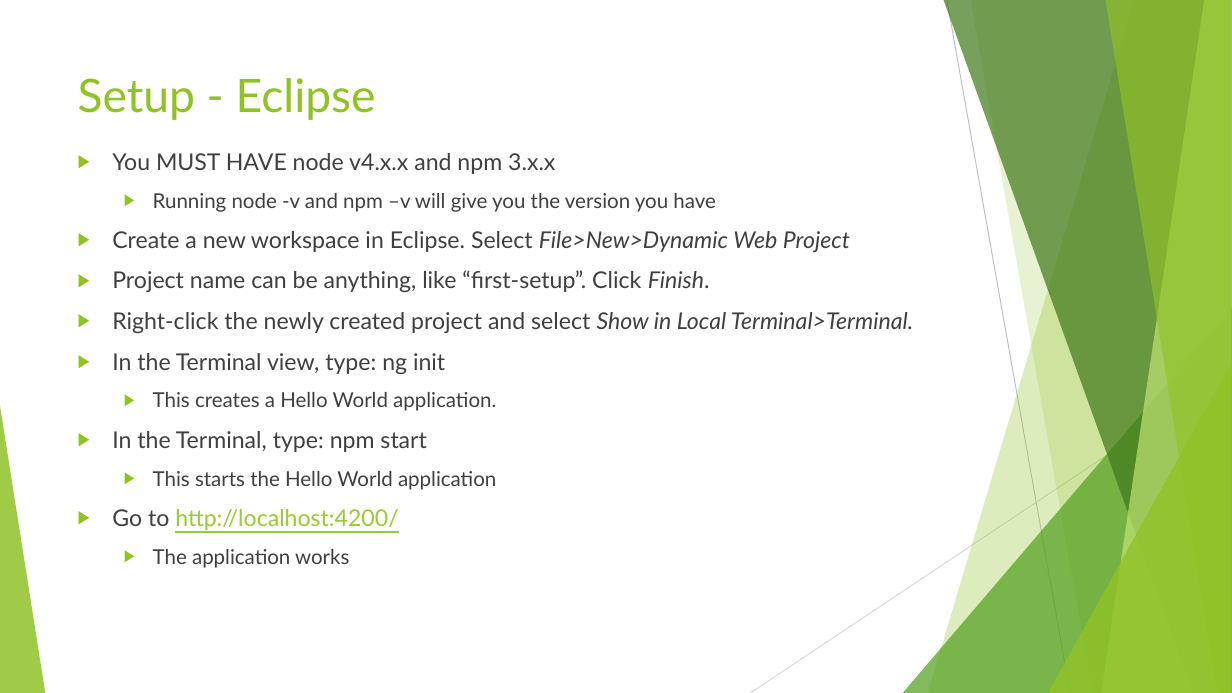
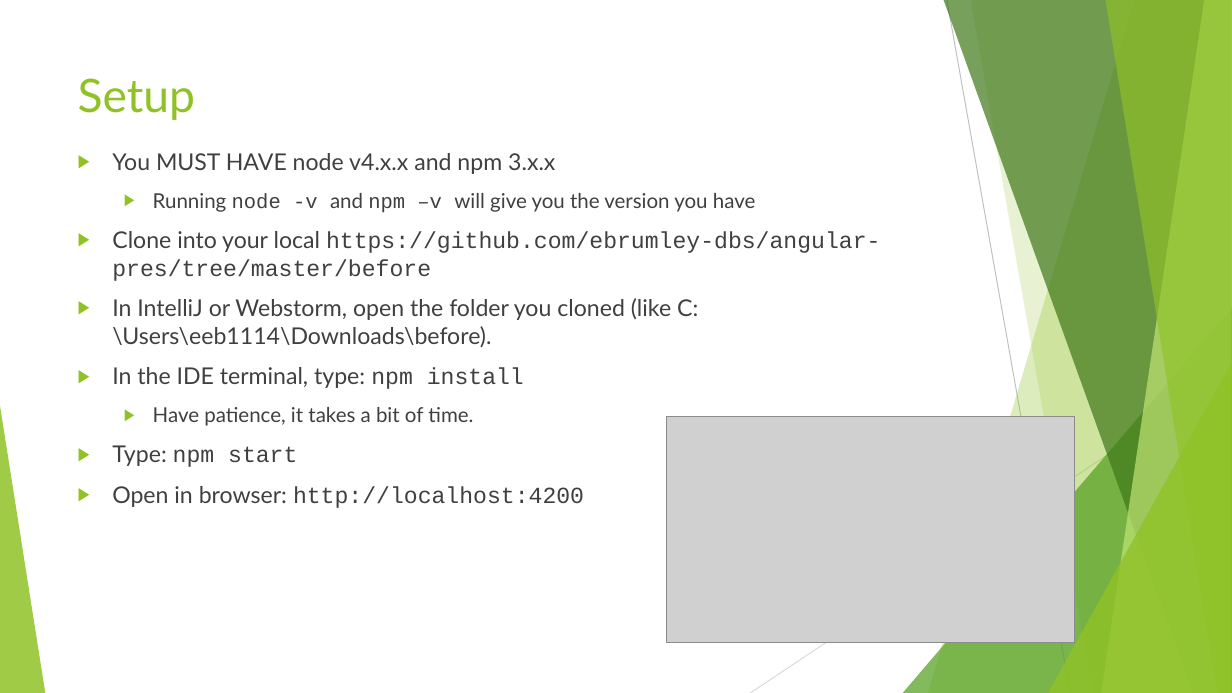
Before and after one commit to ebrumley-dbs/angular-pres, a slide deck: slide 3 of IntroAngular.pptx. Drawn at 1232x693 pixels with LibreOffice and Linux fonts; fonts in the diff are those of the drawing; grey boxes stand for pictures. Boxes give left, top, right and bottom in pixels: in the first picture for what was removed or moved away, otherwise in the second. Text is boxed around its words. In the diff, an @@ line names an element or a change of style, - is before the commit and + after.

Commit message:
Updated

```diff
--- a/IntroAngular.pptx
+++ b/IntroAngular.pptx
@@ title at bbox=[78, 78, 195, 120]: text changed @@
-Setup - Eclipse
+Setup
@@ text at bbox=[153, 193, 755, 213]: font Lato to Courier New in "node -v npm –v" @@
@@ text at bbox=[112, 231, 880, 508]: text changed @@
-▶ Create a new workspace in Eclipse. Select File>New>Dynamic Web Project
-▶ Project name can be anything, like “first-setup”. Click Finish.
-▶ Right-click the newly created project and select Show in Local Terminal>Terminal.
-▶ In the Terminal view, type: ng init
-  ▶ This creates a Hello World application.
-▶ In the Terminal, type: npm start
-  ▶ This starts the Hello World application
-▶ Go to http://localhost:4200/
-  ▶ The application works
+▶ Clone into your local https://github.com/ebrumley-dbs/angular-pres/tree/master/before
+▶ In IntelliJ or Webstorm, open the folder you cloned (like C:\Users\eeb1114\Downloads\before).
+▶ In the IDE terminal, type: npm install
+  ▶ Have patience, it takes a bit of time.
+▶ Type: npm start
+▶ Open in browser: http://localhost:4200
@@ picture added at bbox=[666, 417, 1075, 642] @@
```
